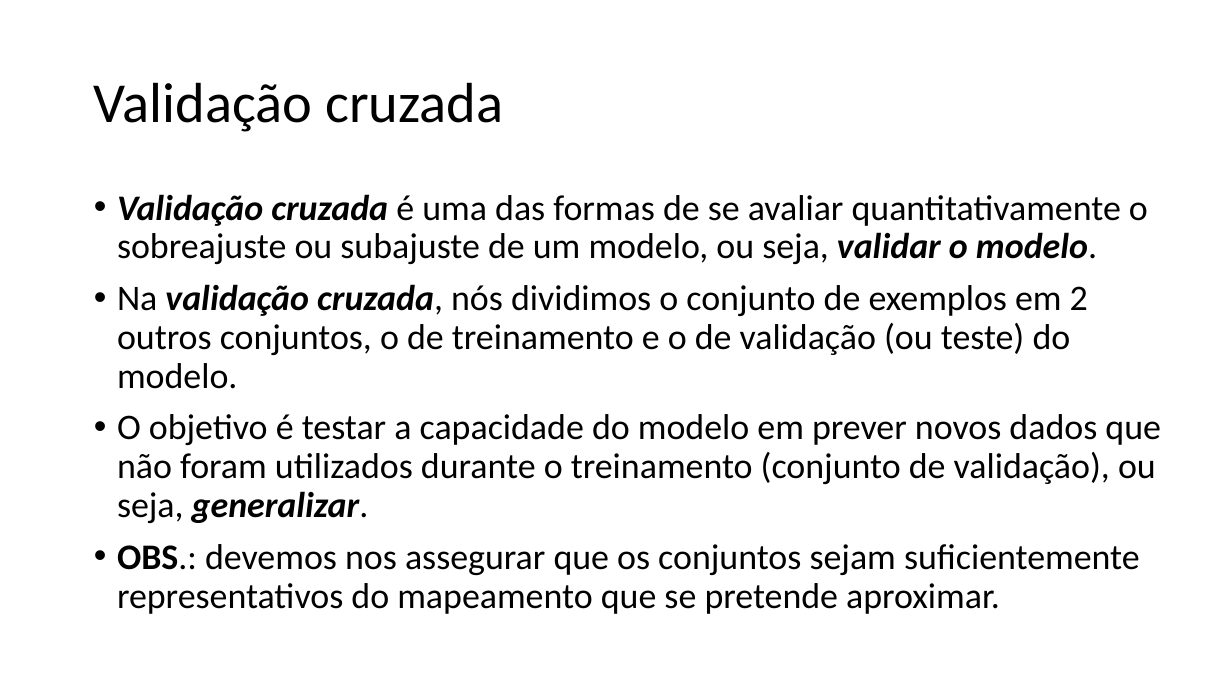
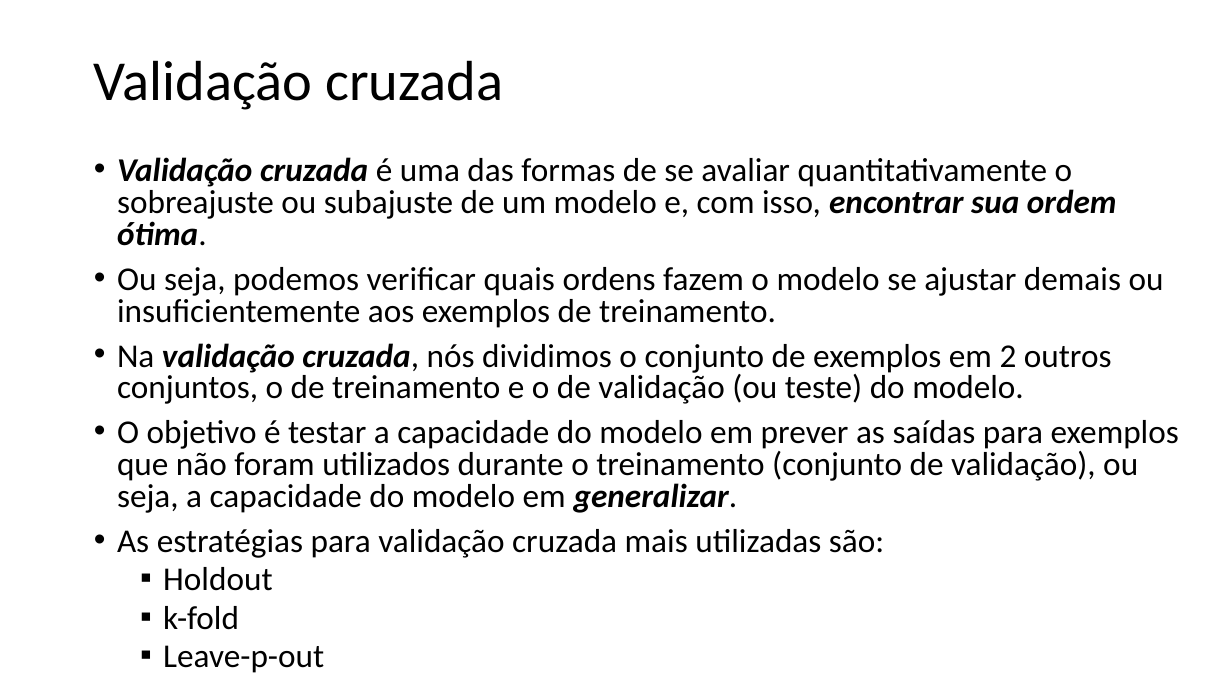
Before and after one commit to zz4fap/t319_aprendizado_de_maquina, a slide deck: slide 3 of slides/T319_Regressão_Linear (Parte V).pptx (slide 4 before the commit). Drawn at 1232x693 pixels with LibreOffice and Linux fonts; fonts in the diff are those of the drawing. Boxes give left, top, right and bottom in pixels: in the first picture for what was removed or moved away, otherwise in the second. Text is boxed around its words. In the diff, an @@ line names an element or a change of style, - is before the commit and + after.

```diff
--- a/slides/T319_Regressão_Linear (Parte V).pptx
+++ b/slides/T319_Regressão_Linear (Parte V).pptx
@@ title "Validação cruzada": place and size @@
-title "Validação cruzada" at box(94, 82, 503, 132)
+title "Validação cruzada" at box(94, 60, 503, 110)
@@ text "Validação cruzada é uma das ...": place and size @@
-text "Validação cruzada é uma das ..." at box(117, 194, 1161, 614)
+text "Validação cruzada é uma das ..." at box(117, 157, 1179, 673)
@@ text at box(117, 157, 1164, 328): text changed; size 28 to 25.9 pt @@
-• Validação cruzada é uma das formas de se avaliar quantitativamente o sobreajuste ou subajuste de um modelo, ou seja, validar o modelo.
+• Validação cruzada é uma das formas de se avaliar quantitativamente o sobreajuste ou subajuste de um modelo e, com isso, encontrar sua ordem ótima.
+• Ou seja, podemos verificar quais ordens fazem o modelo se ajustar demais ou insuficientemente aos exemplos de treinamento.
@@ text at box(117, 343, 1112, 404): size 28 to 25.9 pt in "Na validação cruzada, nós dividimos o conjunto ..."; line spacing 0.9 to 0.8 @@
@@ text at box(117, 420, 1179, 673): text changed; size 28 to 25.9 pt @@
-• O objetivo é testar a capacidade do modelo em prever novos dados que não foram utilizados durante o treinamento (conjunto de validação), ou seja, generalizar.
-• OBS.: devemos nos assegurar que os conjuntos sejam suficientemente representativos do mapeamento que se pretende aproximar.
+• O objetivo é testar a capacidade do modelo em prever as saídas para exemplos que não foram utilizados durante o treinamento (conjunto de validação), ou seja, a capacidade do modelo em generalizar.
+• As estratégias para validação cruzada mais utilizadas são:
+  ▪ Holdout
+  ▪ k-fold
+  ▪ Leave-p-out
```
Also in this commit, not shown: 5 other slides changed, 7 slides added, 8 slides removed, 8 other files.
